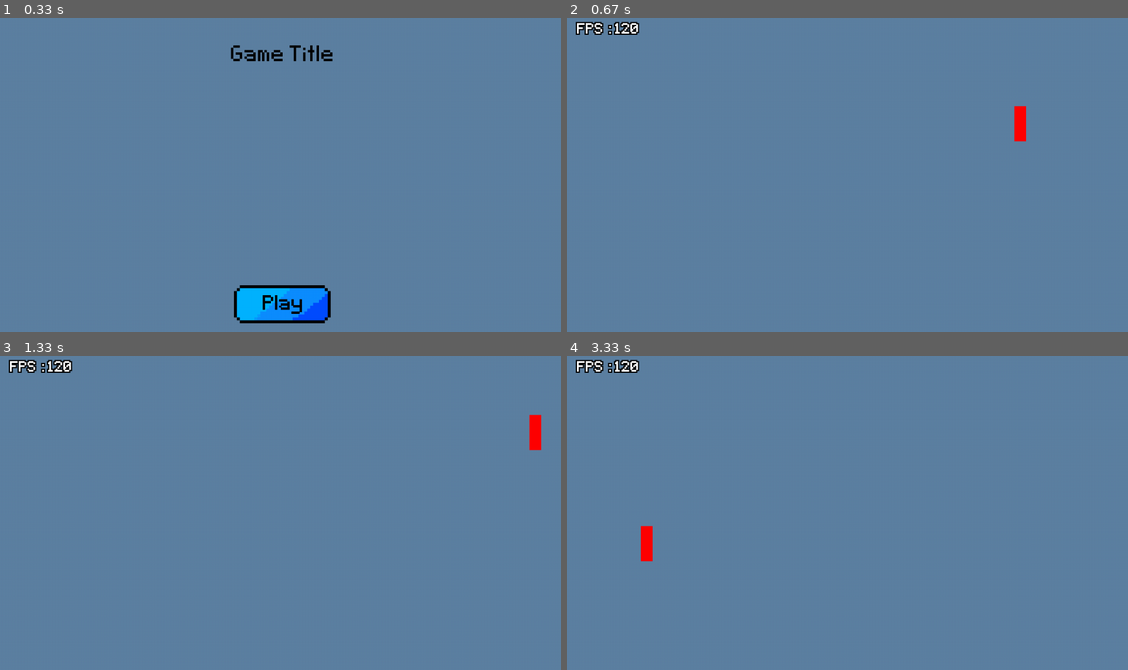
Above: before the commit, frames 1-4 (two rows, left to right).
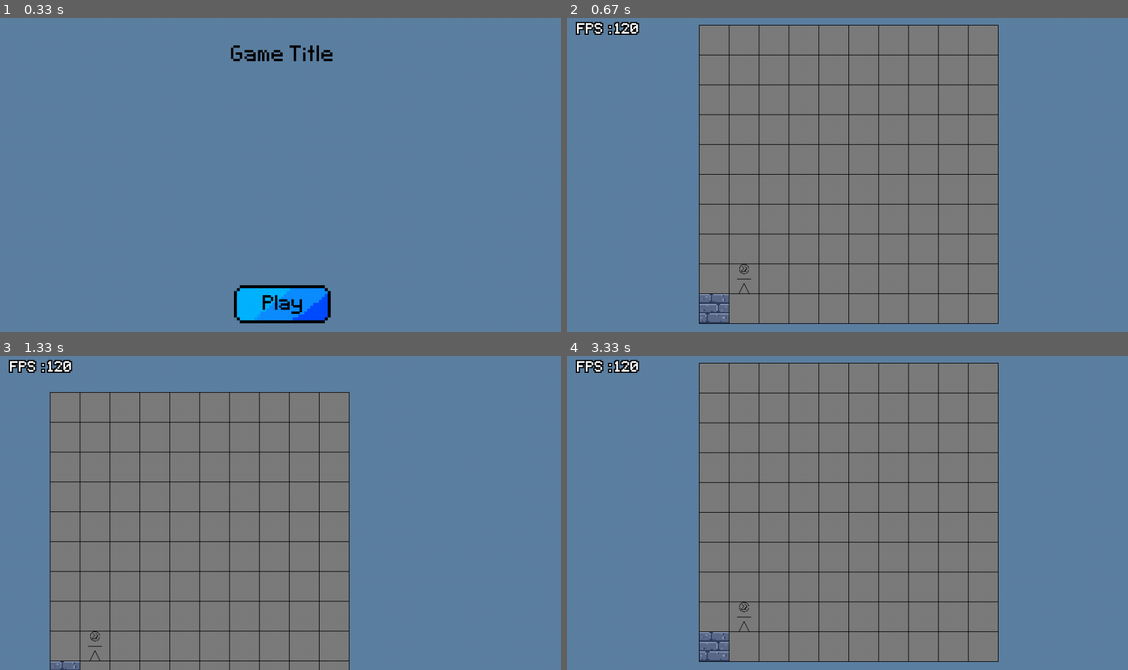
Above: after the commit, the same moments.

Repository: mementojunior123/block_dude_ml
Game: pygame game, started from main.py
Same seed, same stepped clock (60 frames per second), same inputs: the game is played once before the commit and once after it.
Inputs (mouse positions are in pixels of both pictures, inside the frame that each line leads up to):
- Up to frame 1 (0.33 s): no input
- Up to frame 2 (0.67 s): click (847, 303) at 0.38 s
- Up to frame 3 (1.33 s): hold D 0.67-1.13 s; hold W from 1.17 s (still down)
- Up to frame 4 (3.33 s): release W at 1.47 s; hold D 1.5-1.97 s; hold A 2-2.53 s; hold S 2.57-2.87 s; hold A 2.9-3.3 s

Frame 1 is identical in both runs. In frame 2, 51% of the frame differs, in the area x 23-82%, y 2-98%; in frame 3, 48%; in frame 4, 51%.

Commit message:
Starting adding a map editor

Diff:
--- a/game/game_module.py
+++ b/game/game_module.py
@@ -31,7 +31,7 @@
 
 
 
-    def start_game(self, mode : str = 'test'):
+    def start_game(self, mode : str = 'MapEditor'):
         self.active = True
         self.game_timer = Timer(-1)
         self.game_data = {}
--- a/game/game_states.py
+++ b/game/game_states.py
@@ -81,9 +81,17 @@
 
 class MapEditorGameState(NormalGameState):
     MAP_SIZE : tuple[int, int] = (10,10)
-    MAP_SCALE : int = 20
+    MAP_SCALE : int = 50
     def __init__(self, game_object : 'Game'):
         self.game = game_object
+        empty_canvas : SavedMap = {
+            'map' : [[0 for _ in range(10)] for _ in range(10)],
+            'start_direction' : 1,
+            'start_x' : 1,
+            'start_y' : 8
+            }
+        empty_canvas['map'][9][0] = 1
+        self.map = TileMap.spawn((480, 270), empty_canvas, self.MAP_SCALE)
 
     def main_logic(self, delta : float):
         pass
@@ -124,6 +132,9 @@
     import game.test_player
     from game.test_player import TestPlayer
 
+    global Tile, TileMap, SavedMap
+    import game.map_sprites
+    from game.map_sprites import TileMap, Tile, SavedMap
 
 class GameStates:
     NormalGameState = NormalGameState
--- a/game/map_sprites.py
+++ b/game/map_sprites.py
@@ -4,3 +4,167 @@
 
 from utils.animation import Animation
 from utils.pivot_2d import Pivot2D
+from utils.helpers import load_alpha_to_colorkey
+from non_pygame.block_dude_core import CellType, SavedMap, get_map_size
+
+
+class Tile(Sprite):
+    active_elements : list['Tile'] = []
+    inactive_elements : list['Tile'] = []
+    BRICK_TEXTURE : pygame.Surface = pygame.image.load('assets/graphics/tilemap/brick.jpg').convert()
+    DOOR_TEXTURE : pygame.Surface = load_alpha_to_colorkey('assets/graphics/tilemap/door_green_colorkey.png', (0, 255, 0))
+    PLAYER_TEXTURE : pygame.Surface = load_alpha_to_colorkey('assets/graphics/tilemap/player1_thick.png', (0, 255, 0))
+    PLAYER_TEXTURE_MIRRORED : pygame.Surface = load_alpha_to_colorkey('assets/graphics/tilemap/player1_thick_mirrored.png', (0, 255, 0))
+    EMPTY_TEXTURE : pygame.Surface = pygame.surface.Surface((300, 300))
+    EMPTY_TEXTURE.fill((125, 125, 125))
+    BLOCK_TEXTURE : pygame.Surface = pygame.surface.Surface((300, 300))
+    BLOCK_TEXTURE.fill((205, 205, 205))
+    TEXTURES : dict[CellType, pygame.Surface] = {
+        CellType.EMPTY : EMPTY_TEXTURE,
+        CellType.BLOCK : BLOCK_TEXTURE,
+        CellType.DOOR : DOOR_TEXTURE,
+        CellType.BRICK : BRICK_TEXTURE,
+        CellType.PLAYER : PLAYER_TEXTURE
+    }
+    def __init__(self) -> None:
+        super().__init__()
+        self.tile_type : CellType
+        self.current_map : TileMap
+        self.grid_pos : list[int, int]
+        Tile.inactive_elements.append(self)
+
+    @classmethod
+    def spawn(cls, grid_pos : list[int, int], current_map : 'TileMap', cell_type : CellType) -> 'Tile':
+        element = cls.inactive_elements[0]
+
+        element.image = cls.EMPTY_TEXTURE
+        element.rect = element.image.get_rect()
+        element.grid_pos = grid_pos
+        element.tile_type = cell_type
+
+
+        element.position = pygame.Vector2(0,0)
+        element.align_rect()
+        element.zindex = 0
+        element.current_map = current_map
+        element.change_type(cell_type)
+        element.align_with_map()
+
+        cls.unpool(element)
+        return element
+
+    def change_type(self, new_cell_type : CellType):
+        self.tile_type = new_cell_type
+        if new_cell_type == CellType.PLAYER:
+            self.image = pygame.transform.scale(self.EMPTY_TEXTURE, (self.current_map.scale, self.current_map.scale))
+            if self.current_map.player_direction == 1:
+                self.image.blit(pygame.transform.scale(self.PLAYER_TEXTURE_MIRRORED, (self.current_map.scale, self.current_map.scale)), (0,0))
+            else:
+                self.image.blit(pygame.transform.scale(self.TEXTURES[new_cell_type], (self.current_map.scale, self.current_map.scale)), (0,0))
+        else:
+            self.image = pygame.transform.scale(self.TEXTURES[new_cell_type], (self.current_map.scale, self.current_map.scale))
+
+
+    def update(self, delta: float):
+        self.align_with_map()
+
+    def align_with_map(self):
+        scale = self.current_map.scale
+        OW = self.current_map.OUTLINE_WIDTH
+        offset = scale + self.current_map.OUTLINE_WIDTH
+        topleft = (offset * self.grid_pos[0] + self.current_map.map_rect.left - OW * 4 - OW // 2, offset * self.grid_pos[1] + self.current_map.map_rect.top - OW * 4 - OW // 2)
+        self.move_rect('topleft', pygame.Vector2(topleft))
+
+    def clean_instance(self):
+        self.image = None
+        self.color_images = None
+        self.color_image_list = None
+        self.rect = None
+        self._position = pygame.Vector2(0,0)
+        self.zindex = None
+
+Sprite.register_class(Tile)
+for _ in range(100):
+    Tile()
+
+class TileMap(Sprite):
+    active_elements : list['TileMap'] = []
+    inactive_elements : list['TileMap'] = []
+    NOTHING_SURF = pygame.surface.Surface((0,0))
+    OUTLINE_WIDTH : int = 1
+    def __init__(self) -> None:
+        super().__init__()
+        self.tiles : list[list['Tile']]
+        self.scale : int
+        self.player_direction : int
+        self.map_rect : pygame.FRect
+        self.map_size : tuple[int, int]
+        TileMap.inactive_elements.append(self)
+
+    @classmethod
+    def spawn(cls, center : tuple[float, float], starting_map : SavedMap, map_scale : int) -> 'Tile':
+        element = cls.inactive_elements[0]
+
+        element.image = cls.NOTHING_SURF
+        element.rect = element.image.get_rect()
+
+        element.position = pygame.Vector2(0,0)
+        element.align_rect()
+        element.zindex = -90
+        element.scale = map_scale
+        element.player_direction = starting_map['start_direction']
+        element.map_size = get_map_size(starting_map)
+        element.map_rect = pygame.rect.FRect(0, 0, map_scale * element.map_size[0], map_scale * element.map_size[1])
+        element.map_rect.center = center
+        element.tiles = []
+        for y_level, row in enumerate(starting_map['map']):
+            new_row = [Tile.spawn([x, y_level], element, cell) for x, cell in enumerate(row)]
+            element.tiles.append(new_row)
+        element.tiles[starting_map['start_y']][starting_map['start_x']].change_type(CellType.PLAYER)
+
+        element.image = element.make_grid()
+        element.rect = element.image.get_rect()
+        element.move_rect('center', (round(element.map_rect.center[0]), round(element.map_rect.center[1])))
+
+        cls.unpool(element)
+        return element
+
+    def make_grid(self) -> pygame.Surface:
+        new_surf : pygame.Surface = pygame.surface.Surface(((self.map_size[0]) * (self.scale + self.OUTLINE_WIDTH) + self.OUTLINE_WIDTH,
+                                                            (self.map_size[1]) * (self.scale + self.OUTLINE_WIDTH) + self.OUTLINE_WIDTH))
+        new_surf.fill('Grey')
+        x_size, y_size = new_surf.get_size()
+
+        for x in range(0, (self.map_size[0] + 1) * (self.scale + self.OUTLINE_WIDTH) + self.OUTLINE_WIDTH + 1, (self.scale + self.OUTLINE_WIDTH)):
+            pygame.draw.rect(new_surf, 'Black', (x, 0, self.OUTLINE_WIDTH, y_size + 1))
+
+        for y in range(0, (self.map_size[1] + 1) * (self.scale + self.OUTLINE_WIDTH) + self.OUTLINE_WIDTH + 1, (self.scale + self.OUTLINE_WIDTH)):
+            pygame.draw.rect(new_surf, 'Black', (0, y, x_size + 1, self.OUTLINE_WIDTH))
+
+        return new_surf
+
+    def update(self, delta: float):
+        keyboard_map = pygame.key.get_pressed()
+        move_vector : pygame.Vector2 = pygame.Vector2(0,0)
+        speed : int = 5
+        if keyboard_map[pygame.K_a]:
+            move_vector += pygame.Vector2(-1, 0)
+        if keyboard_map[pygame.K_d]:
+            move_vector += pygame.Vector2(1, 0)
+        if keyboard_map[pygame.K_s]:
+            move_vector += pygame.Vector2(0, 1)
+        if keyboard_map[pygame.K_w]:
+            move_vector += pygame.Vector2(0, -1)
+        if move_vector.magnitude(): move_vector.normalize()
+        self.position -= move_vector * speed * delta
+        self.map_rect.center = round(self.position)
+        self.align_rect()
+
+    def clean_instance(self):
+        self.image = None
+        self.rect = None
+        self._position = pygame.Vector2(0,0)
+        self.zindex = None
+
+for _ in range(1):
+    TileMap()
--- a/non_pygame/block_dude_core.py
+++ b/non_pygame/block_dude_core.py
@@ -13,10 +13,12 @@
     pass
 
 class CellType(IntEnum):
+    '''Note that the player dosent actually exist within the map; the player enum is there for the sake of convienece.'''
     EMPTY = 0
     BRICK = 1
     BLOCK = 2
     DOOR = 3
+    PLAYER = 4
 
 class ActionType(IntEnum):
     UP = 0
@@ -68,6 +70,9 @@
         if raise_errors: raise InvalidMapError(f'Map has {door_count} doors instead of 1!')
         return False
     return True
+
+def get_map_size(map : SavedMap) -> tuple[int, int]:
+    return (len(map['map']), len(map['map'][0]))
 
 def load_map(map_name : str, strict = False) -> SavedMap|None:
     try:
--- a/non_pygame/ml_core.py
+++ b/non_pygame/ml_core.py
@@ -146,18 +146,19 @@
 
 
 def modify_config(config_path : str):
-    input_count : int = 4 + (len(MAP_USED['map'] - 1) * len(MAP_USED['map'][0] + 1))
+    input_count : int = 4 + (len(MAP_USED['map']) * len(MAP_USED['map'][0]))
     with open(config_path, 'r') as file:
         og_lines : list[str] = file.readlines()
 
     with open(config_path, 'w') as file:
         for og_line in og_lines:
             if "num_inputs" in og_line:
-                file.write(f"num_inputs              = {input_count}")
+                file.write(f"num_inputs              = {input_count}\n")
             else:
                 file.write(og_line)
 
 def run(config_path : str):
+    modify_config(config_path)
     config = neat.config.Config(neat.DefaultGenome, neat.DefaultReproduction, neat.DefaultSpeciesSet, neat.DefaultStagnation, config_path)
     pop : neat.Population = neat.Population(config)
 
Binary file added: assets/graphics/tilemap/brick.jpg
Binary file added: assets/graphics/tilemap/door_green_colorkey.png
Binary file added: assets/graphics/tilemap/player1.png
Binary file added: assets/graphics/tilemap/player1_thick.png
Binary file added: assets/graphics/tilemap/player1_thick_mirrored.png
